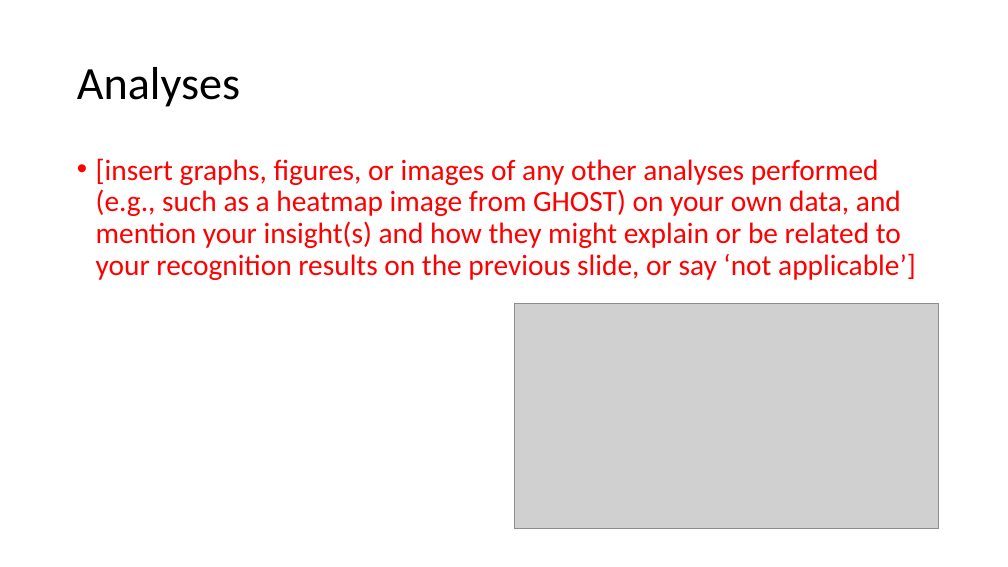
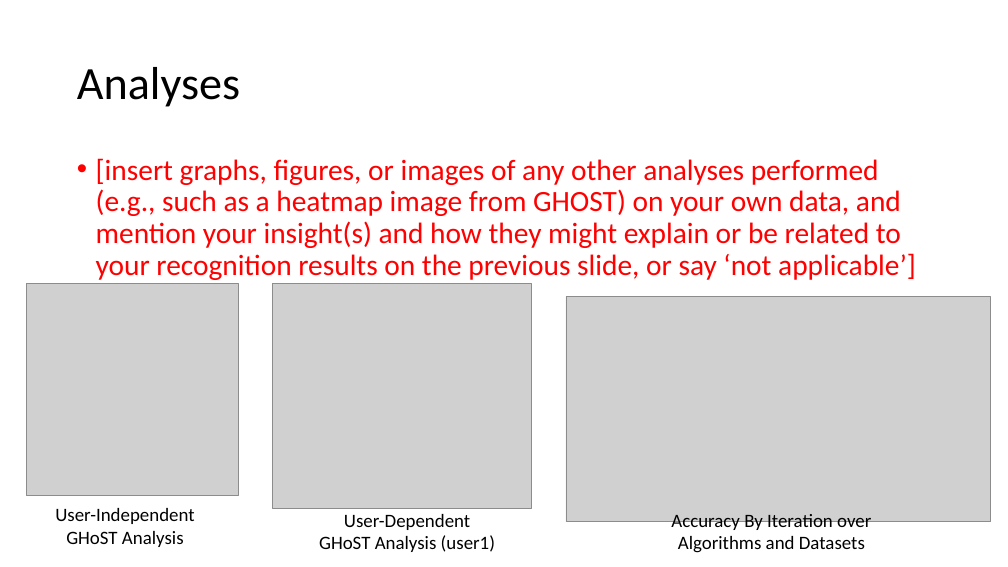
Before and after one commit to pixelfac/hcira-project-23, a slide deck: slide 5 of HCIRA-Proj2-demo-template.pptx. Drawn at 1008x567 pixels with LibreOffice and Linux fonts; fonts in the diff are those of the drawing; grey boxes stand for pictures. Boxes give left, top, right and bottom in pixels: in the first picture for what was removed or moved away, otherwise in the second. Text is boxed around its words. In the diff, an @@ line names an element or a change of style, - is before the commit and + after.

Commit message:
update ppt

```diff
--- a/HCIRA-Proj2-demo-template.pptx
+++ b/HCIRA-Proj2-demo-template.pptx
@@ picture added at bbox=[26, 284, 239, 496] @@
@@ picture added at bbox=[273, 284, 532, 509] @@
@@ picture: place and size @@
-picture at bbox=[514, 303, 938, 529]
+picture at bbox=[566, 296, 991, 522]
@@ text added at bbox=[55, 508, 194, 547], 18 pt, text #000000 @@
+User-Independent GHoST Analysis
@@ text added at bbox=[319, 514, 495, 552], 18 pt, text #000000 @@
+User-Dependent GHoST Analysis (user1)
@@ text added at bbox=[671, 514, 871, 553], 18 pt, text #000000 @@
+Accuracy By Iteration over Algorithms and Datasets
```
